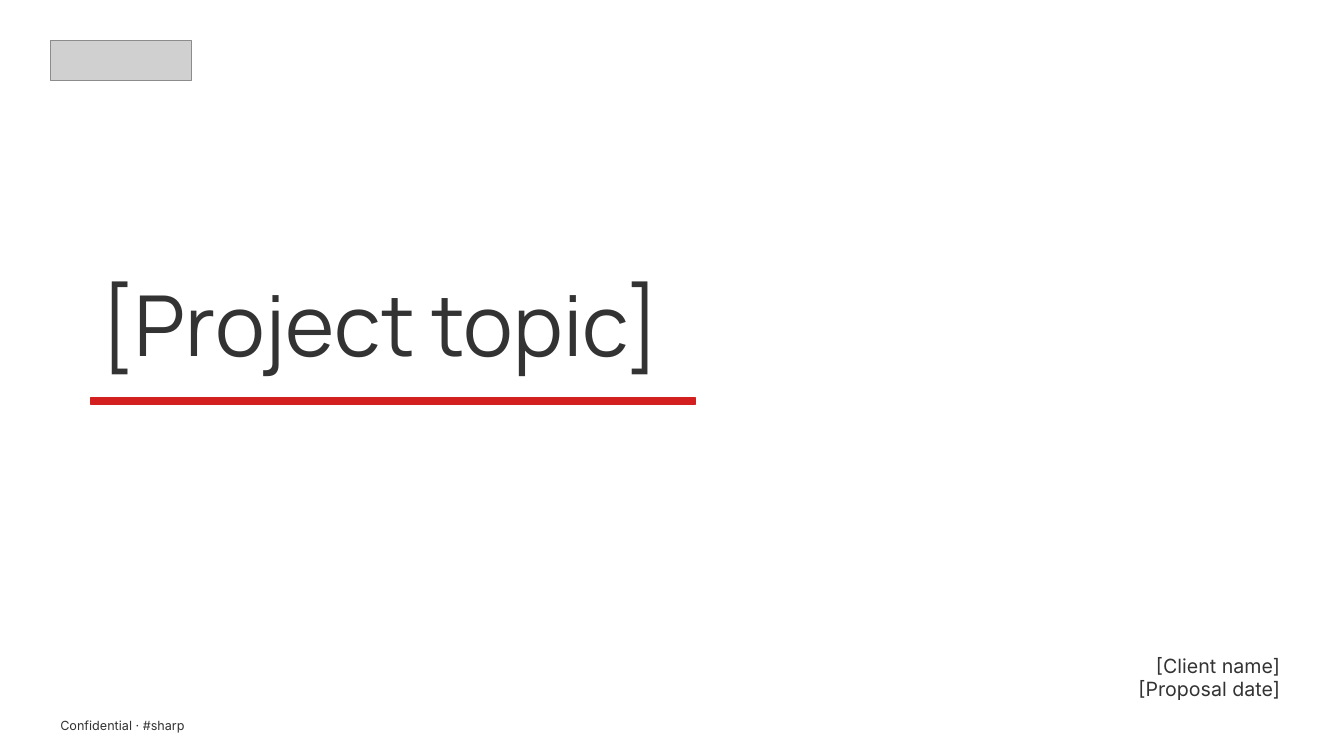
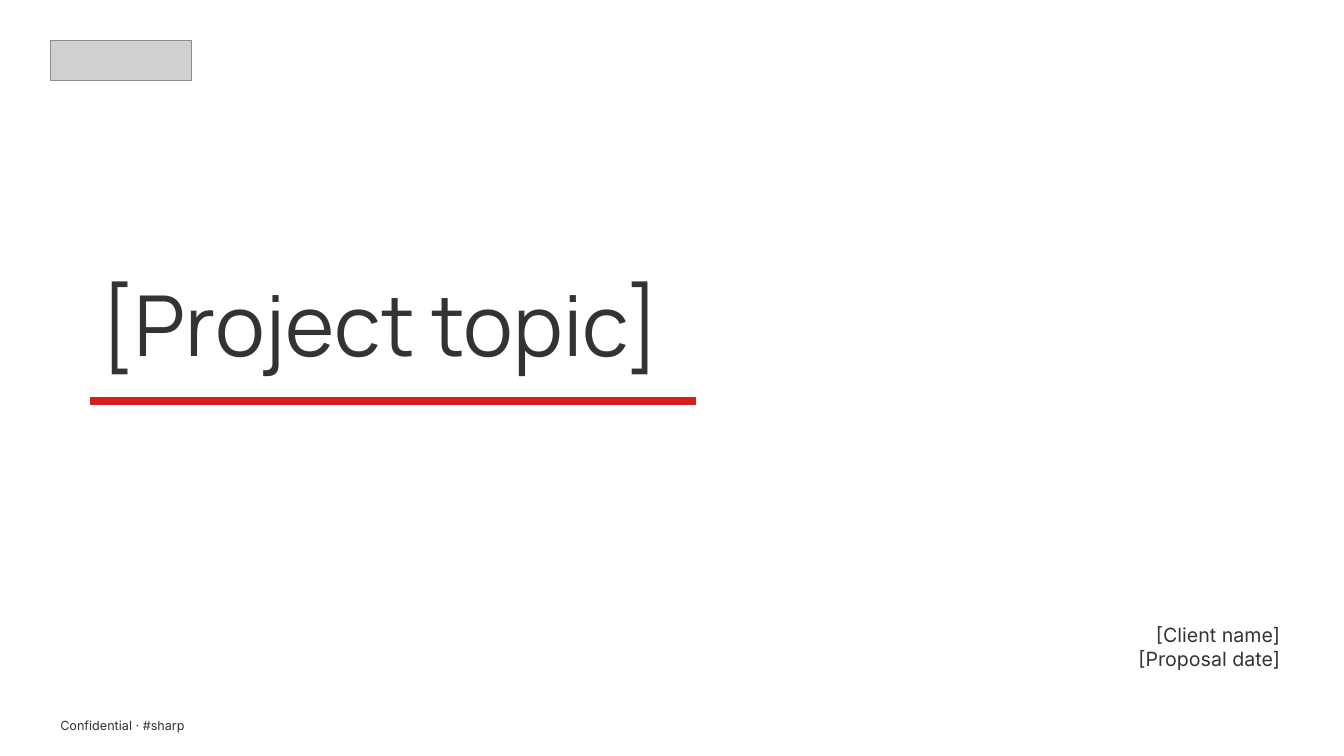
Before and after one commit to sharpdigital/sharpdigital.co.uk, a slide deck: slide 1 of docs/templates/proposal-template.pptx. Drawn at 1344x756 pixels with LibreOffice and Linux fonts; fonts in the diff are those of the drawing; grey boxes stand for pictures. Boxes give left, top, right and bottom in pixels: in the first picture for what was removed or moved away, otherwise in the second. Text is boxed around its words. In the diff, an @@ line names an element or a change of style, - is before the commit and + after.

```diff
--- a/docs/templates/proposal-template.pptx
+++ b/docs/templates/proposal-template.pptx
@@ text "[Client name]": place and size @@
-text "[Client name]" at (1138, 657, 1280, 700)
+text "[Client name]" at (1138, 626, 1280, 670)
```
Also in this commit, not shown: 1 other file.
